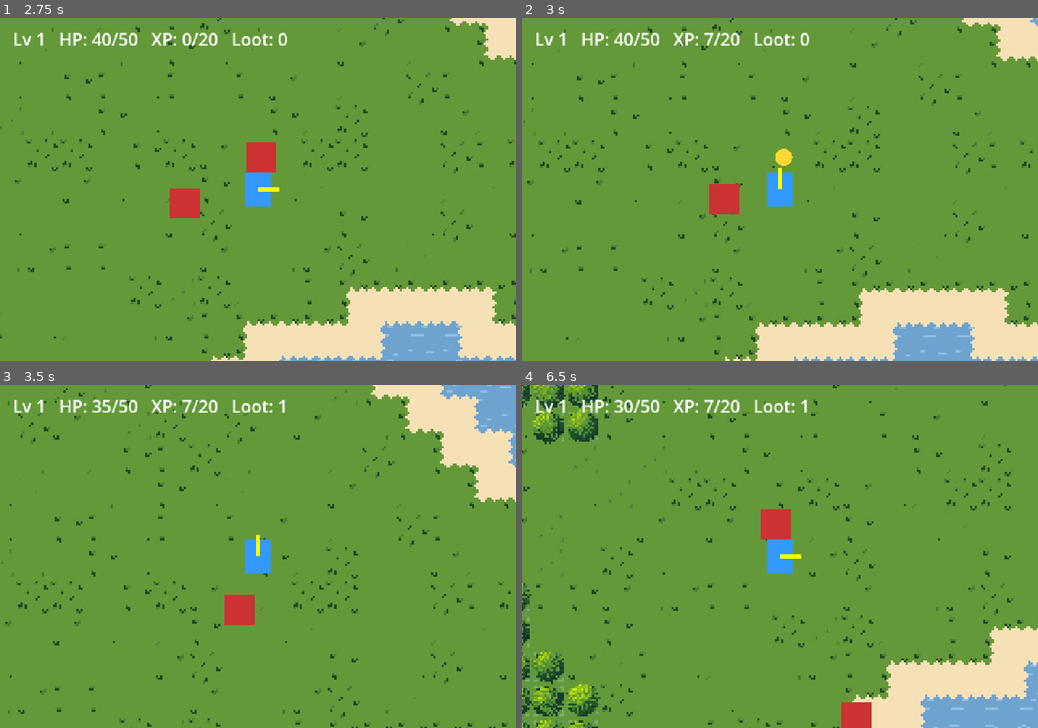
Above: before the commit, frames 1-4 (two rows, left to right).
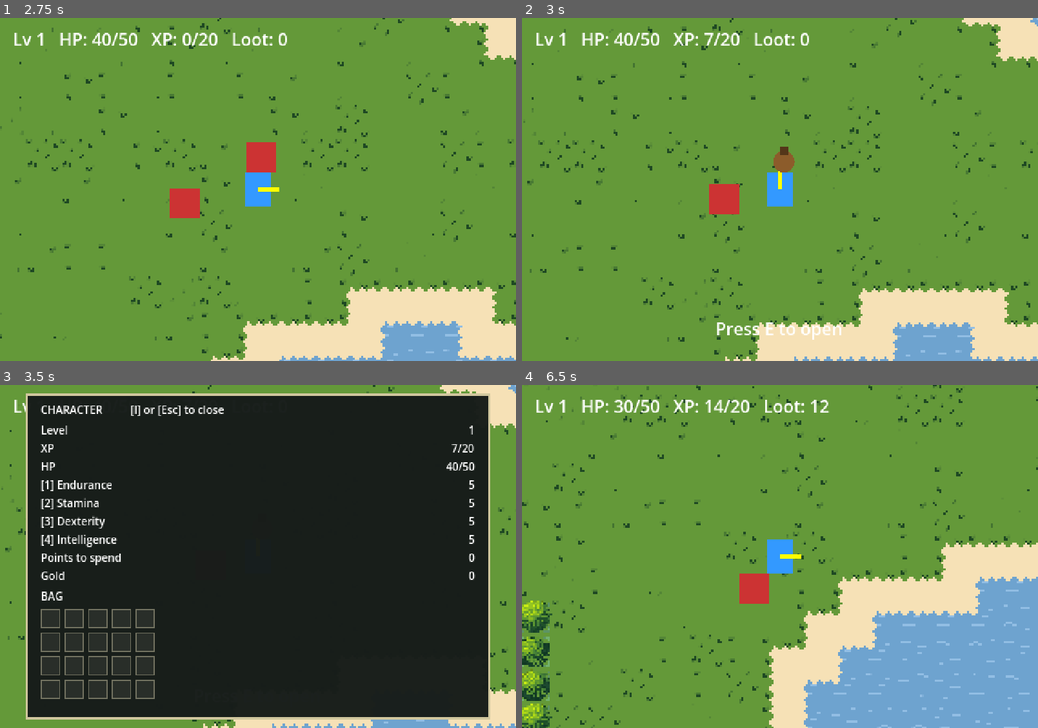
Above: after the commit, the same moments.

Repository: MysteriousSeal/ProjectInfinite
Game: Godot game, scene res://scenes/Main.tscn
The game is run twice, just before and just after one commit, with the same random seed, the same clock (stepped at 60 frames per second) and the same inputs.
Inputs (mouse positions are in pixels of both pictures, inside the frame that each line leads up to):
- Up to frame 1 (2.75 s): move the mouse to (371, 172) at 0.52 s; hold D 0.53-1.28 s; tap 1 at 0.6 s; click (371, 172) at 0.67 s; tap Space at 0.77, 1.52 s; tap 2 at 0.8, 1.35 s; move the mouse to (154, 206) at 1.27 s; hold S 1.28-2.03 s; tap 3 at 1.55, 2.1 s; move the mouse to (309, 114) at 2.02 s; hold D from 2.03 s (still down); tap 4 at 2.3 s
- Up to frame 2 (3 s): move the mouse to (754, 258) at 2.77 s; release D at 2.78 s; hold W from 2.78 s (still down); tap 4 at 2.85 s; click (754, 258) at 2.92 s
- Up to frame 3 (3.5 s): keep holding W; tap Space at 3.02 s; tap I at 3.05 s
- Up to frame 4 (6.5 s): tap E at 3.5, 3.8, 4.35 s; move the mouse to (934, 607) at 3.52 s; release W at 3.53 s; hold I 3.53-4.28 s; hold A 3.53-5.03 s; tap Space at 3.77, 4.52, 6.02 s; tap Escape at 4.15 s; move the mouse to (625, 505) at 4.27 s; tap 1 at 4.55, 5.1 s; move the mouse to (805, 556) at 5.02 s; hold S 5.03-5.78 s; click (805, 556) at 5.17 s; tap 2 at 5.3, 5.85 s; move the mouse to (702, 470) at 5.77 s; hold D from 5.78 s (still down); tap 3 at 6.05 s

Frame 1 is identical in both runs. In frame 2, 0.6% of the frame differs, in the area x 37-62%, y 37-94%; in frame 3, 90%, in the area x 0-100%, y 0-100%; in frame 4, 27%.

Commit message:
Add lootable pouches and a character sheet
Enemies now drop a pouch only half the time, holding a random amount of
gold that is claimed with E rather than by walking over it. The player
owns the key handling and tracks which pouches are in range, because
pouches persist indefinitely and giving each one its own input polling
would grow unbounded as they accumulate.

The sheet on I pauses the game and shows level, the four stats and a
twenty slot bag. Levelling grants a point to spend instead of flat
health; endurance raises max health and dexterity raises move and attack
speed, while stamina and intelligence are tracked but not yet wired to
anything.

Diff:
--- a/scenes/LootItem.tscn
+++ b/scenes/LootItem.tscn
@@ -3,7 +3,7 @@
 [ext_resource type="Script" path="res://scripts/LootItem.gd" id="1_loot"]
 
 [sub_resource type="CircleShape2D" id="CircleShape2D_loot"]
-radius = 5.0
+radius = 18.0
 
 [node name="LootItem" type="Area2D"]
 collision_layer = 32
--- a/scenes/Main.tscn
+++ b/scenes/Main.tscn
@@ -1,8 +1,17 @@
-[gd_scene load_steps=4 format=3]
+[gd_scene load_steps=6 format=3]
 
 [ext_resource type="Script" path="res://scripts/Main.gd" id="1_main"]
 [ext_resource type="Script" path="res://scripts/ChunkManager.gd" id="2_chunks"]
 [ext_resource type="Script" path="res://scripts/Hud.gd" id="3_hud"]
+[ext_resource type="Script" path="res://scripts/CharacterSheet.gd" id="4_sheet"]
+
+[sub_resource type="StyleBoxFlat" id="StyleBoxFlat_sheet"]
+bg_color = Color(0.09, 0.11, 0.1, 0.98)
+border_width_left = 2
+border_width_top = 2
+border_width_right = 2
+border_width_bottom = 2
+border_color = Color(0.82, 0.78, 0.62, 1)
 
 [node name="Main" type="Node2D"]
 script = ExtResource("1_main")
@@ -21,3 +30,58 @@
 offset_right = 460.0
 offset_bottom = 32.0
 text = "Lv 1   HP: 0/0   XP: 0/0   Loot: 0"
+
+[node name="Prompt" type="Label" parent="Hud"]
+visible = false
+offset_left = 140.0
+offset_top = 278.0
+offset_right = 340.0
+offset_bottom = 302.0
+horizontal_alignment = 1
+text = "Press E to open"
+
+[node name="CharacterSheet" type="CanvasLayer" parent="."]
+process_mode = 3
+script = ExtResource("4_sheet")
+
+[node name="Panel" type="Panel" parent="CharacterSheet"]
+offset_left = 24.0
+offset_top = 8.0
+offset_right = 456.0
+offset_bottom = 312.0
+theme_override_styles/panel = SubResource("StyleBoxFlat_sheet")
+
+[node name="Margin" type="MarginContainer" parent="CharacterSheet/Panel"]
+anchors_preset = 15
+anchor_right = 1.0
+anchor_bottom = 1.0
+theme_override_constants/margin_left = 14
+theme_override_constants/margin_top = 8
+theme_override_constants/margin_right = 14
+theme_override_constants/margin_bottom = 8
+
+[node name="Rows" type="VBoxContainer" parent="CharacterSheet/Panel/Margin"]
+theme_override_constants/separation = 5
+
+[node name="Title" type="Label" parent="CharacterSheet/Panel/Margin/Rows"]
+theme_override_font_sizes/font_size = 10
+text = "CHARACTER          [I] or [Esc] to close"
+
+[node name="StatRows" type="HBoxContainer" parent="CharacterSheet/Panel/Margin/Rows"]
+
+[node name="Names" type="Label" parent="CharacterSheet/Panel/Margin/Rows/StatRows"]
+theme_override_font_sizes/font_size = 10
+text = "Level"
+
+[node name="Values" type="Label" parent="CharacterSheet/Panel/Margin/Rows/StatRows"]
+theme_override_font_sizes/font_size = 10
+size_flags_horizontal = 3
+horizontal_alignment = 2
+text = "1"
+
+[node name="BagTitle" type="Label" parent="CharacterSheet/Panel/Margin/Rows"]
+theme_override_font_sizes/font_size = 10
+text = "BAG"
+
+[node name="Bag" type="GridContainer" parent="CharacterSheet/Panel/Margin/Rows"]
+columns = 5
--- /dev/null
+++ b/scripts/CharacterSheet.gd
@@ -0,0 +1,82 @@
+extends CanvasLayer
+
+const BAG_SLOTS := 20
+const BAG_COLUMNS := 5
+const SLOT_SIZE := Vector2(18, 18)
+const SPEND_KEYS := [KEY_1, KEY_2, KEY_3, KEY_4]
+
+@onready var panel: Panel = $Panel
+@onready var names_label: Label = $Panel/Margin/Rows/StatRows/Names
+@onready var values_label: Label = $Panel/Margin/Rows/StatRows/Values
+@onready var grid: GridContainer = $Panel/Margin/Rows/Bag
+
+var player: Node
+var is_open := false
+
+var _toggle_was_down := false
+var _spend_was_down := [false, false, false, false]
+
+func _ready() -> void:
+	grid.columns = BAG_COLUMNS
+	var slot_style := StyleBoxFlat.new()
+	slot_style.bg_color = Color(0.16, 0.18, 0.16)
+	slot_style.border_width_left = 1
+	slot_style.border_width_top = 1
+	slot_style.border_width_right = 1
+	slot_style.border_width_bottom = 1
+	slot_style.border_color = Color(0.45, 0.45, 0.38)
+	for i in BAG_SLOTS:
+		var slot := Panel.new()
+		slot.custom_minimum_size = SLOT_SIZE
+		slot.add_theme_stylebox_override("panel", slot_style)
+		grid.add_child(slot)
+	panel.visible = false
+
+func bind(target: Node) -> void:
+	player = target
+
+func _process(_delta: float) -> void:
+	_poll_toggle()
+	if is_open:
+		_poll_spend()
+		_refresh()
+
+func _poll_toggle() -> void:
+	var down := Input.is_physical_key_pressed(KEY_I)
+	if is_open and Input.is_physical_key_pressed(KEY_ESCAPE):
+		down = true
+	if down and not _toggle_was_down:
+		_set_open(not is_open)
+	_toggle_was_down = down
+
+func _set_open(open: bool) -> void:
+	is_open = open
+	panel.visible = open
+	get_tree().paused = open
+
+func _poll_spend() -> void:
+	if not is_instance_valid(player):
+		return
+	for i in SPEND_KEYS.size():
+		var key: int = SPEND_KEYS[i]
+		var down := Input.is_physical_key_pressed(key)
+		if down and not _spend_was_down[i]:
+			player.spend_stat_point(i)
+		_spend_was_down[i] = down
+
+func _refresh() -> void:
+	if not is_instance_valid(player):
+		return
+	names_label.text = "\n".join([
+		"Level", "XP", "HP",
+		"[1] Endurance", "[2] Stamina", "[3] Dexterity", "[4] Intelligence",
+		"Points to spend", "Gold",
+	])
+	values_label.text = "\n".join([
+		str(player.level),
+		"%d/%d" % [player.xp, player.xp_to_next],
+		"%d/%d" % [player.health.current, player.health.max_health],
+		str(player.endurance), str(player.stamina),
+		str(player.dexterity), str(player.intelligence),
+		str(player.stat_points), str(player.loot_count),
+	])
--- a/scripts/Enemy.gd
+++ b/scripts/Enemy.gd
@@ -5,6 +5,7 @@
 const CONTACT_DAMAGE := 5
 const CONTACT_COOLDOWN := 0.6
 const XP_REWARD := 7
+const DROP_CHANCE := 0.5
 
 const LootItemScene := preload("res://scenes/LootItem.tscn")
 
@@ -48,9 +49,10 @@
 func _on_died() -> void:
 	if player and is_instance_valid(player):
 		player.add_xp(XP_REWARD)
-	var loot := LootItemScene.instantiate()
-	loot.global_position = global_position
-	get_parent().add_child(loot)
+	if randf() < DROP_CHANCE:
+		var loot := LootItemScene.instantiate()
+		loot.global_position = global_position
+		get_parent().add_child(loot)
 	queue_free.call_deferred()
 
 func _draw() -> void:
--- a/scripts/Hud.gd
+++ b/scripts/Hud.gd
@@ -1,8 +1,14 @@
 extends CanvasLayer
 
 @onready var label: Label = $Label
+@onready var prompt: Label = $Prompt
 
 var player: Node
+
+func _process(_delta: float) -> void:
+	if not is_instance_valid(player):
+		return
+	prompt.visible = not player.nearby_pouches.is_empty()
 
 func bind(target: Node) -> void:
 	player = target
--- a/scripts/LootItem.gd
+++ b/scripts/LootItem.gd
@@ -1,14 +1,27 @@
 extends Area2D
 
-const VALUE := 1
+const MIN_GOLD := 3
+const MAX_GOLD := 12
+
+var gold := 0
 
 func _ready() -> void:
+	gold = randi_range(MIN_GOLD, MAX_GOLD)
 	body_entered.connect(_on_body_entered)
+	body_exited.connect(_on_body_exited)
 
 func _on_body_entered(body: Node) -> void:
-	if body.has_method("add_loot"):
-		body.add_loot(VALUE)
-		queue_free.call_deferred()
+	if body.has_method("pouch_in_range"):
+		body.pouch_in_range(self)
+
+func _on_body_exited(body: Node) -> void:
+	if body.has_method("pouch_out_of_range"):
+		body.pouch_out_of_range(self)
+
+func open() -> int:
+	queue_free.call_deferred()
+	return gold
 
 func _draw() -> void:
-	draw_circle(Vector2.ZERO, 4.0, Color(1.0, 0.85, 0.2))
+	draw_circle(Vector2(0, 2), 5.0, Color(0.55, 0.36, 0.17))
+	draw_rect(Rect2(-2.0, -5.0, 4.0, 4.0), Color(0.33, 0.21, 0.10))
--- a/scripts/Main.gd
+++ b/scripts/Main.gd
@@ -7,12 +7,14 @@
 
 @onready var chunk_manager := $ChunkManager
 @onready var hud := $Hud
+@onready var character_sheet := $CharacterSheet
 
 func _ready() -> void:
 	var player := PlayerScene.instantiate()
 	add_child(player)
 	chunk_manager.follow(player)
 	hud.bind(player)
+	character_sheet.bind(player)
 	for i in ENEMY_COUNT:
 		var enemy := EnemyScene.instantiate()
 		enemy.global_position = Vector2(randf_range(-SPAWN_RADIUS, SPAWN_RADIUS), randf_range(-SPAWN_RADIUS, SPAWN_RADIUS))
--- a/scripts/Player.gd
+++ b/scripts/Player.gd
@@ -6,7 +6,14 @@
 const ATTACK_DAMAGE := 10
 const HITBOX_OFFSET := 12.0
 const XP_FOR_FIRST_LEVEL := 20
-const HEALTH_PER_LEVEL := 10
+const MIN_ATTACK_COOLDOWN := 0.12
+
+enum Stat { ENDURANCE, STAMINA, DEXTERITY, INTELLIGENCE }
+
+const BASE_STAT := 5
+const HEALTH_PER_ENDURANCE := 10
+const SPEED_PER_DEXTERITY := 4.0
+const COOLDOWN_PER_DEXTERITY := 0.01
 
 @onready var health: Health = $Health
 @onready var hitbox: Area2D = $Hitbox
@@ -19,12 +26,20 @@
 var xp := 0
 var level := 1
 var xp_to_next := XP_FOR_FIRST_LEVEL
+var endurance := BASE_STAT
+var stamina := BASE_STAT
+var dexterity := BASE_STAT
+var intelligence := BASE_STAT
+var stat_points := 0
+var nearby_pouches: Array[Node] = []
 var _attack_key_was_down := false
+var _open_key_was_down := false
 
 signal died
 signal loot_changed(count: int)
 signal xp_changed(xp: int, xp_to_next: int)
 signal leveled_up(level: int)
+signal stats_changed
 
 func _ready() -> void:
 	add_to_group("player")
@@ -34,6 +49,8 @@
 
 func _physics_process(delta: float) -> void:
 	_tick_timers(delta)
+	if _poll_open_pressed():
+		_open_nearby_pouch()
 	if attacking:
 		velocity = Vector2.ZERO
 	else:
@@ -48,7 +65,7 @@
 	if dir.length() > 0.0:
 		dir = dir.normalized()
 		facing = dir
-	velocity = dir * SPEED
+	velocity = dir * move_speed()
 
 func _get_input_dir() -> Vector2:
 	var dir := Vector2.ZERO
@@ -68,10 +85,29 @@
 	_attack_key_was_down = down
 	return just_pressed
 
+func _poll_open_pressed() -> bool:
+	var down := Input.is_physical_key_pressed(KEY_E)
+	var just_pressed := down and not _open_key_was_down
+	_open_key_was_down = down
+	return just_pressed
+
+func pouch_in_range(pouch: Node) -> void:
+	if not nearby_pouches.has(pouch):
+		nearby_pouches.append(pouch)
+
+func pouch_out_of_range(pouch: Node) -> void:
+	nearby_pouches.erase(pouch)
+
+func _open_nearby_pouch() -> void:
+	if nearby_pouches.is_empty():
+		return
+	var pouch: Node = nearby_pouches.pop_front()
+	add_loot(pouch.open())
+
 func _start_attack() -> void:
 	attacking = true
 	attack_timer = ATTACK_DURATION
-	cooldown_timer = ATTACK_COOLDOWN
+	cooldown_timer = attack_cooldown()
 	hitbox.position = facing * HITBOX_OFFSET
 	hitbox.monitoring = true
 
@@ -101,9 +137,31 @@
 		xp -= xp_to_next
 		level += 1
 		xp_to_next = XP_FOR_FIRST_LEVEL * level
-		health.increase_max(HEALTH_PER_LEVEL)
+		stat_points += 1
 		leveled_up.emit(level)
 	xp_changed.emit(xp, xp_to_next)
+
+func spend_stat_point(stat: Stat) -> void:
+	if stat_points <= 0:
+		return
+	stat_points -= 1
+	match stat:
+		Stat.ENDURANCE:
+			endurance += 1
+			health.increase_max(HEALTH_PER_ENDURANCE)
+		Stat.STAMINA:
+			stamina += 1
+		Stat.DEXTERITY:
+			dexterity += 1
+		Stat.INTELLIGENCE:
+			intelligence += 1
+	stats_changed.emit()
+
+func move_speed() -> float:
+	return SPEED + (dexterity - BASE_STAT) * SPEED_PER_DEXTERITY
+
+func attack_cooldown() -> float:
+	return maxf(ATTACK_COOLDOWN - (dexterity - BASE_STAT) * COOLDOWN_PER_DEXTERITY, MIN_ATTACK_COOLDOWN)
 
 func _on_died() -> void:
 	died.emit()
Not shown, added: scripts/CharacterSheet.gd.uid
